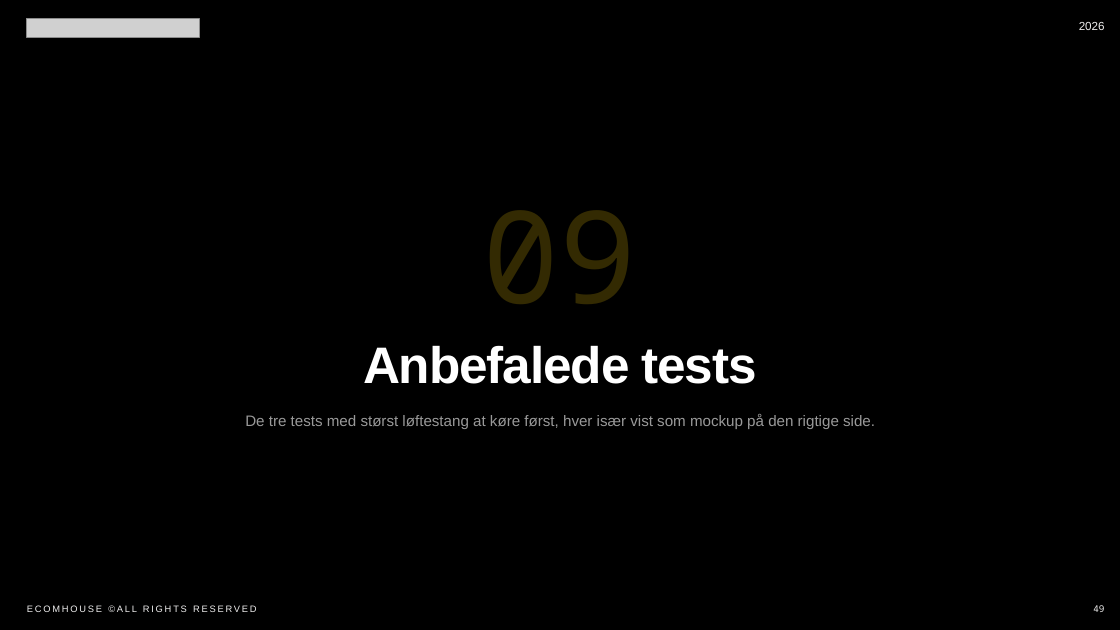
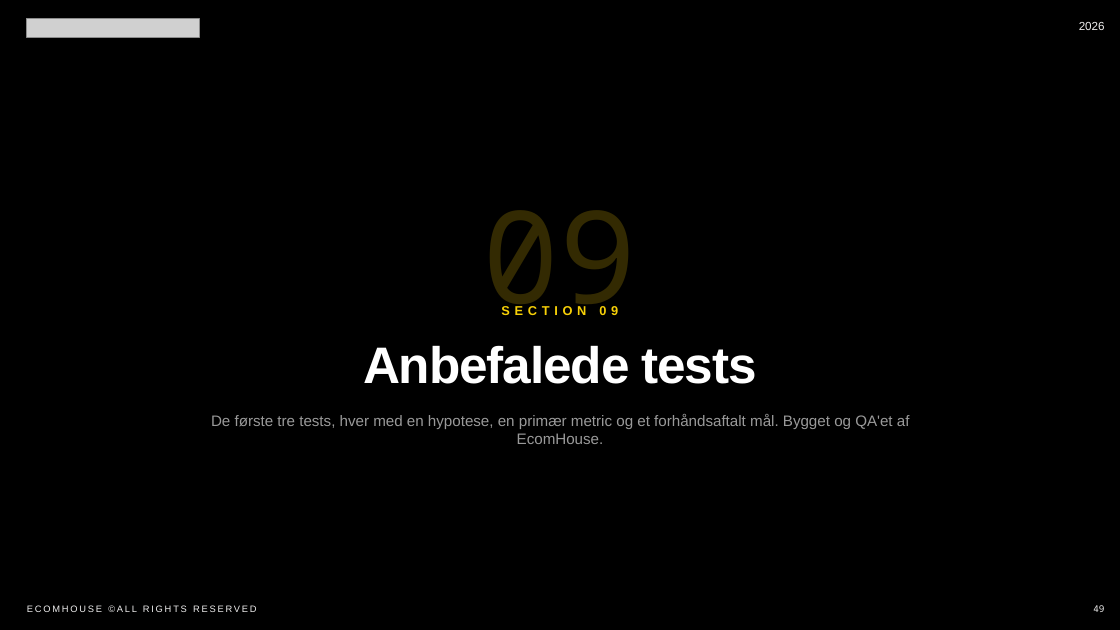
Before and after one commit to raycazy/AI-workflow-tasks, a slide deck: slide 50 of dittvin-cro-audit/dittvin-ecomhouse-pitch-DA.pptx. Drawn at 1120x630 pixels with LibreOffice and Linux fonts; fonts in the diff are those of the drawing; grey boxes stand for pictures. Boxes give left, top, right and bottom in pixels: in the first picture for what was removed or moved away, otherwise in the second. Text is boxed around its words. In the diff, an @@ line names an element or a change of style, - is before the commit and + after.

Commit message:
dittvin PPTX: use rich sportgym test_plan_slide (DV-01/02/03) + full EcomHouse section (method, protocol, track record, 3 case studies, pricing); 62 slides EN+DA

```diff
--- a/dittvin-cro-audit/dittvin-ecomhouse-pitch-DA.pptx
+++ b/dittvin-cro-audit/dittvin-ecomhouse-pitch-DA.pptx
@@ text added at [501, 306, 618, 315], 11 pt, text #F7D007, bold @@
+SECTION 09
@@ text at [211, 414, 910, 444]: text changed @@
-De tre tests med størst løftestang at køre først, hver især vist som mockup på den rigtige side.
+De første tre tests, hver med en hypotese, en primær metric og et forhåndsaftalt mål. Bygget og QA'et af EcomHouse.
```
Also in this commit, not shown: 2 other slides changed, 10 slides added, 5 slides removed, 1 other file.
